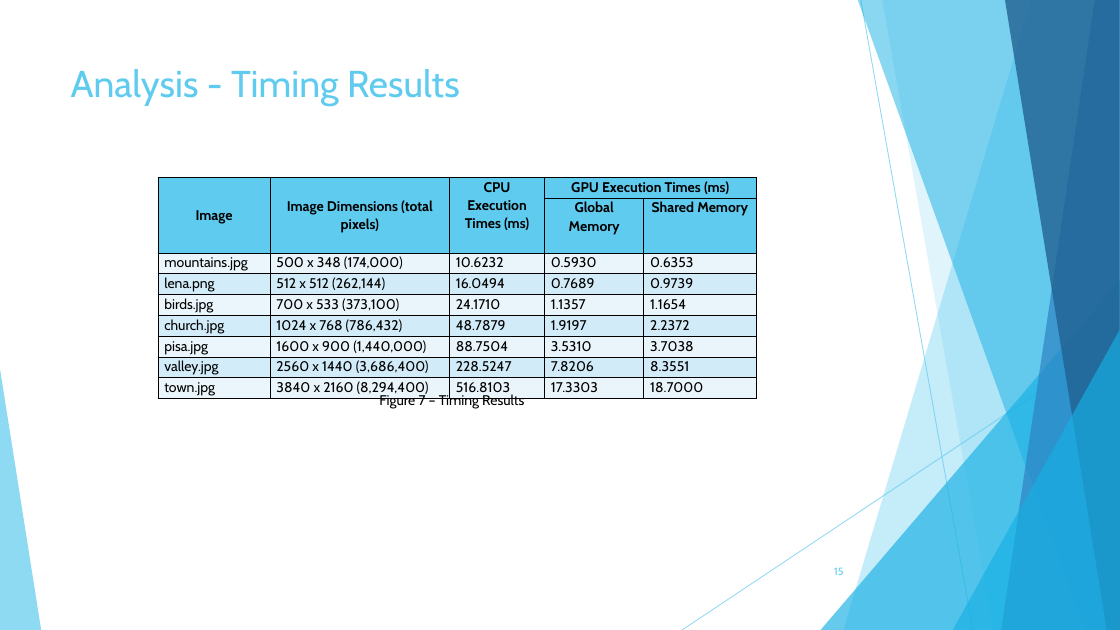
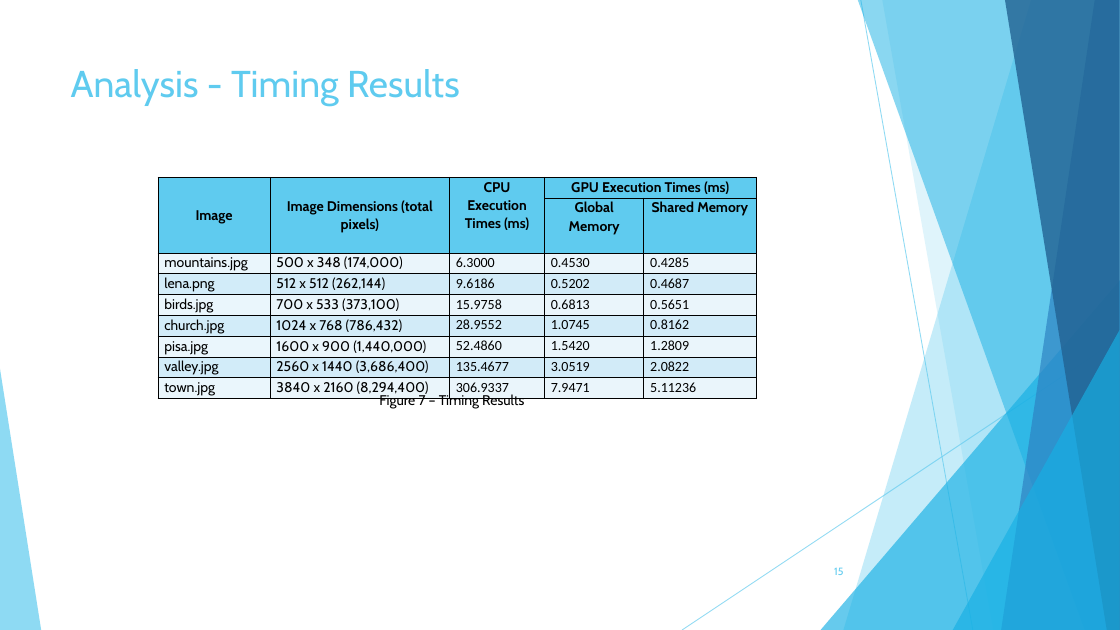
Before and after one commit to miles885/GPU_Course_Project, a slide deck: slide 15 of Course_Project_Edge_Detection_Gapcynski.pptx. Drawn at 1120x630 pixels with LibreOffice and Linux fonts; fonts in the diff are those of the drawing. Boxes give left, top, right and bottom in pixels: in the first picture for what was removed or moved away, otherwise in the second. Text is boxed around its words. In the diff, an @@ line names an element or a change of style, - is before the commit and + after.

Commit message:
Updated report and presentation with results from Vocareum.

```diff
--- a/Course_Project_Edge_Detection_Gapcynski.pptx
+++ b/Course_Project_Edge_Detection_Gapcynski.pptx
@@ table at [158,177,755,400] @@
-row 3: mountains.jpg | 500 x 348 (174,000) | 10.6232 | 0.5930 | 0.6353
+row 3: mountains.jpg | 500 x 348 (174,000) | 6.3000 | 0.4530 | 0.4285
-row 4: lena.png | 512 x 512 (262,144) | 16.0494 | 0.7689 | 0.9739
+row 4: lena.png | 512 x 512 (262,144) | 9.6186 | 0.5202 | 0.4687
-row 5: birds.jpg | 700 x 533 (373,100) | 24.1710 | 1.1357 | 1.1654
+row 5: birds.jpg | 700 x 533 (373,100) | 15.9758 | 0.6813 | 0.5651
-row 6: church.jpg | 1024 x 768 (786,432) | 48.7879 | 1.9197 | 2.2372
+row 6: church.jpg | 1024 x 768 (786,432) | 28.9552 | 1.0745 | 0.8162
-row 7: pisa.jpg | 1600 x 900 (1,440,000) | 88.7504 | 3.5310 | 3.7038
+row 7: pisa.jpg | 1600 x 900 (1,440,000) | 52.4860 | 1.5420 | 1.2809
-row 8: valley.jpg | 2560 x 1440 (3,686,400) | 228.5247 | 7.8206 | 8.3551
+row 8: valley.jpg | 2560 x 1440 (3,686,400) | 135.4677 | 3.0519 | 2.0822
-row 9: town.jpg | 3840 x 2160 (8,294,400) | 516.8103 | 17.3303 | 18.7000
+row 9: town.jpg | 3840 x 2160 (8,294,400) | 306.9337 | 7.9471 | 5.11236
```
Also in this commit, not shown: 2 other slides changed, 1 other file.
